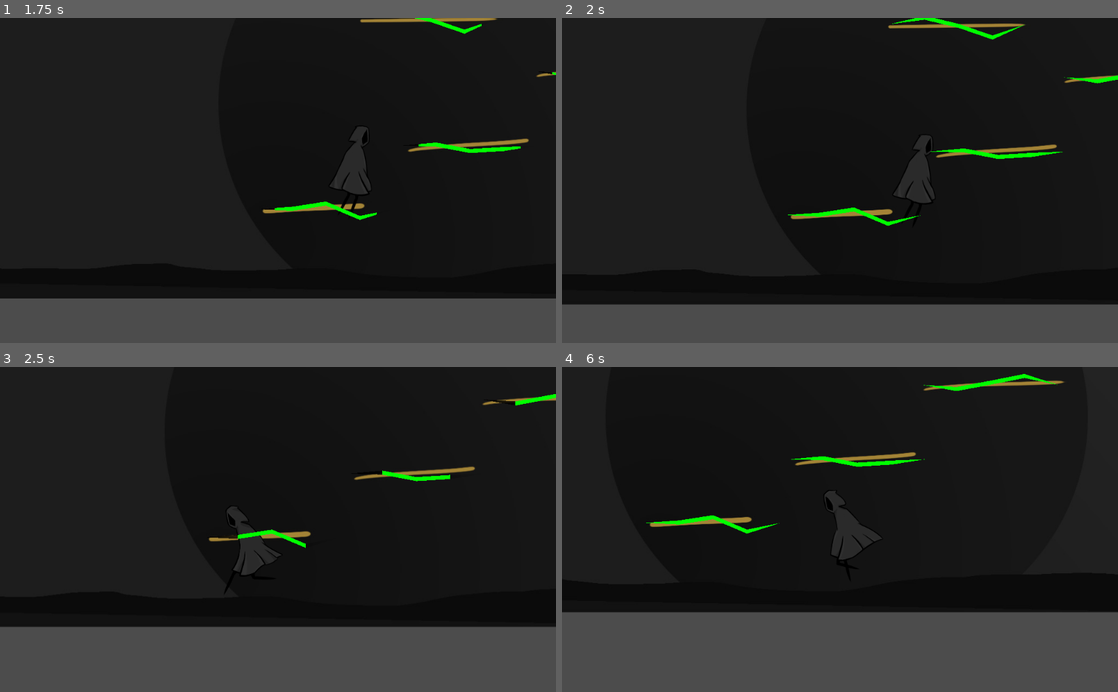
Above: before the commit, frames 1-4 (two rows, left to right).
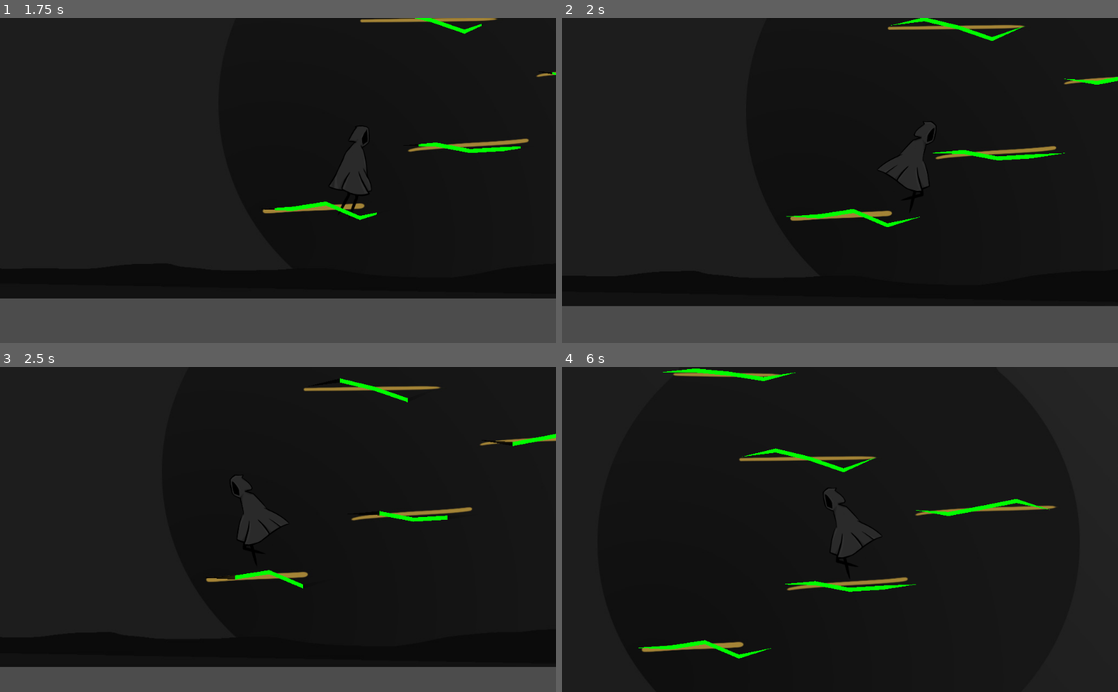
Above: after the commit, the same moments.

Repository: tufteddeer/kintsugi
Game: Godot game, scene res://level.tscn
The game is run twice, just before and just after one commit, with the same random seed, the same clock (stepped at 60 frames per second) and the same inputs.
Inputs:
- Up to frame 1 (1.75 s): hold D (right) from 0.53 s (still down); tap Space (jump) at 0.77, 1.52 s
- Up to frame 2 (2 s): keep holding D (right)
- Up to frame 3 (2.5 s): release D (right) at 2.03 s; hold A (left) from 2.03 s (still down)
- Up to frame 4 (6 s): release A (left) at 2.78 s; hold D (right) 2.78-4.28 s; tap Space (jump) at 3.02, 3.77, 4.52 s; hold A (left) 4.28-5.03 s; hold D (right) 5.03-5.78 s; hold A (left) from 5.78 s (still down)

Frame 1 is identical in both runs. In frame 2, 2.7% of the frame differs, in the area x 0-100%, y 0-89%; in frame 3, 16%; in frame 4, 28%, in the area x 0-100%, y 0-100%.

Commit message:
use segmentshapes instead of polygons, fix OWC

Diff:
--- a/crack.tscn
+++ b/crack.tscn
@@ -62,10 +62,7 @@
 
 [node name="StaticBody2D" type="StaticBody2D" parent="."]
 
-[node name="collision_polygon_platform" type="CollisionPolygon2D" parent="StaticBody2D"]
-disabled = true
-
 [node name="AnimationPlayer" type="AnimationPlayer" parent="."]
 autoplay = "fill"
-anims/fill = SubResource( 4 )
+anims/fill = SubResource( 5 )
 [connection signal="body_entered" from="Collision_Trigger" to="Collision_Trigger" method="_on_Collision_Trigger_body_entered"]
--- a/harrypotter.gd
+++ b/harrypotter.gd
@@ -2,7 +2,6 @@
 
 onready var line = $Line2D
 onready var collision_polygon = $StaticBody2D/collision_polygon_platform
-onready var collision_polygon_area = $Collision_Trigger/collision_polygon_area
 
 export (int) var h_point_count = 5
 var width
@@ -14,6 +13,7 @@
 export (int) var y_min_offset = -30
 export (int) var y_max_offset = 30
 
+# list of points that form the cracks shape
 var vertices = PoolVector2Array()
 
 func _ready():
@@ -34,8 +34,10 @@
 
 	vertices.append(line_end)
 
+	# trigger_vertices form the trigger area above the actual polygon shape
 	var trigger_vertices = vertices
 
+	# now, add the bottom part of the polygon
 	for j in range(vertices.size()-2, 0, -1):
 		var v = vertices[j]
 		vertices.append(Vector2(v.x, v.y + v_offset))
@@ -49,6 +51,17 @@
 	trigger_vertices.append(Vector2(line_start.x, line_end.y + v_offset_trigger))
 
 	set_polygon(vertices)
-	collision_polygon.set_polygon(vertices)
-	collision_polygon_area.set_polygon(trigger_vertices)
+
 	$Collision_Trigger.position.y += -5
+
+	# use the upper part of the polygon to create
+	# the segments used for collisions
+	for i in range(0, trigger_vertices.size()-1):
+		var segment = SegmentShape2D.new()
+		segment.a = trigger_vertices[i]
+		segment.b = trigger_vertices[i+1]
+
+		var collision_shape = CollisionShape2D.new()
+		collision_shape.set_shape(segment)
+		collision_shape.set_one_way_collision(true)
+		$StaticBody2D.add_child(collision_shape)
Not shown: 1 places in crack.tscn that only renumber resources
